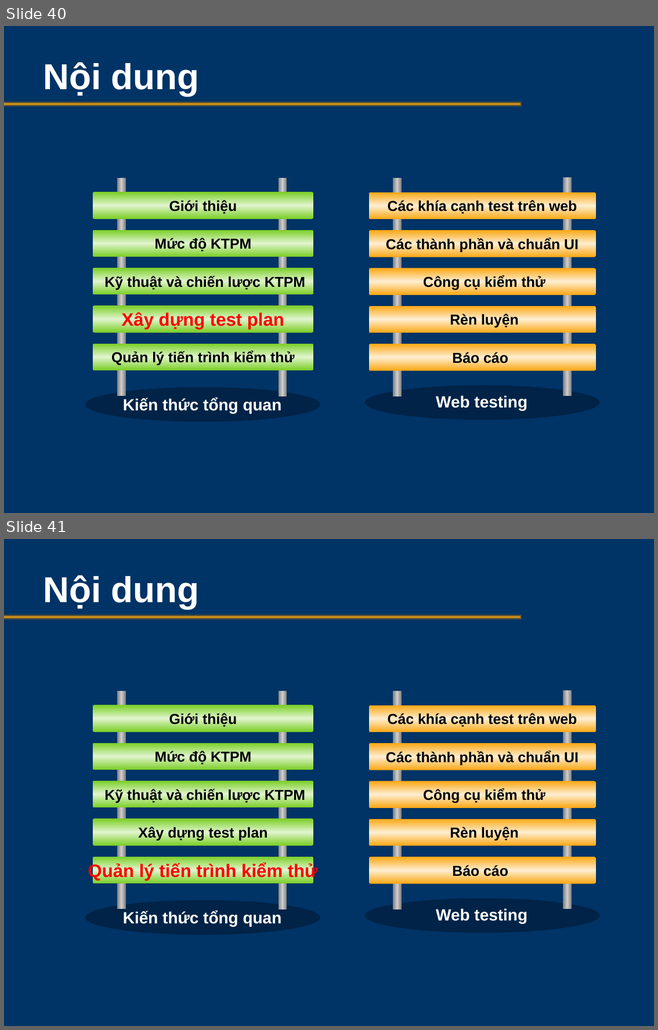
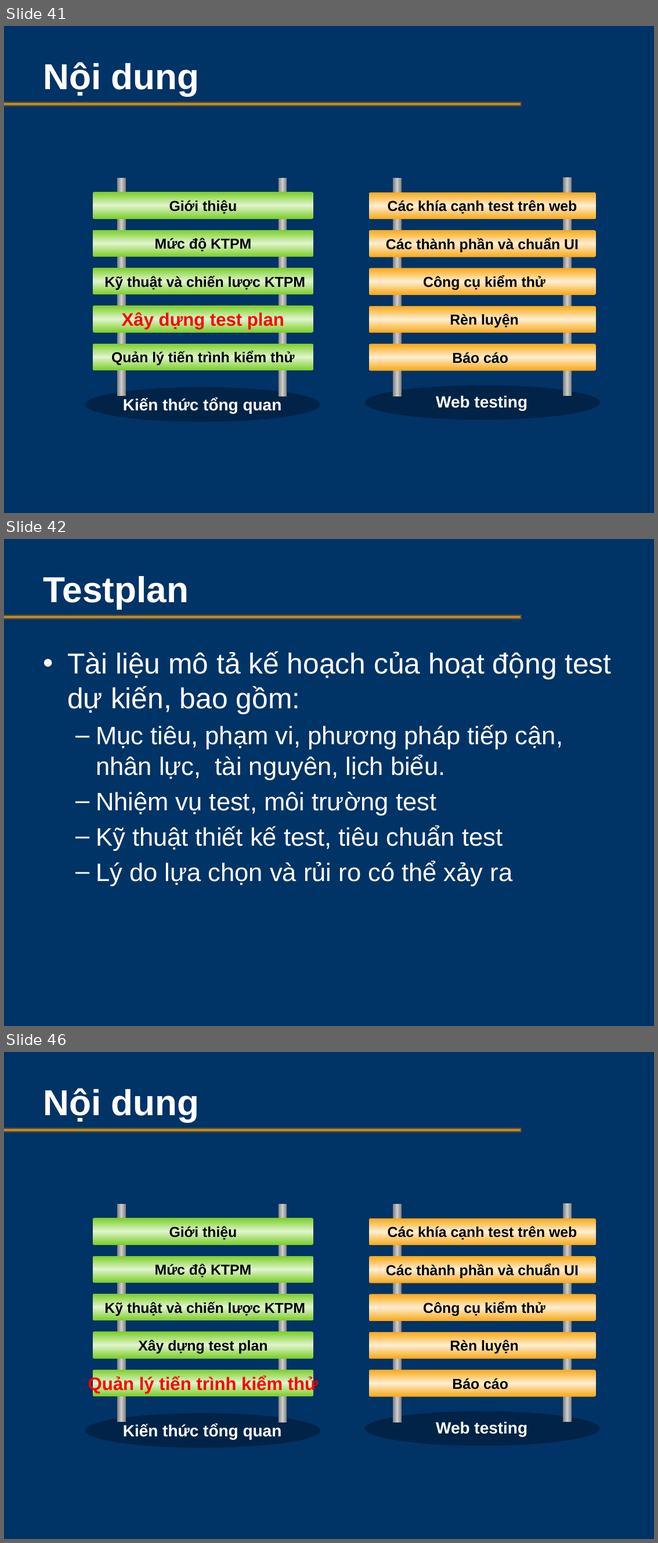
Before and after one commit to testervn/ka-caohoc, a slide deck: QA-QC/SoftwareTesting.pptx. Shown one above the other, each under a label of ours: slides 40 and 41 before the commit, slides 41, 42 and 46 after it; the slides between them are not shown. The pictures are 658x1030 and 658x1543 pixels, drawn with LibreOffice and Linux fonts; fonts in the diff are those of the drawing; background and template pictures are left out. Boxes give left, top, right and bottom in pixels: in the first picture for what was removed or moved away, otherwise in the second. Text is boxed around its words. In the diff, an @@ line names an element or a change of style, - is before the commit and + after.

```diff
--- a/QA-QC/SoftwareTesting.pptx
+++ b/QA-QC/SoftwareTesting.pptx
@@ slide 42 added at (4, 539, 654, 1026), background picture (left out); not listed: 1 template element that a slide beside it also shows @@
@@ title added at (43, 576, 188, 609), 40 pt, text #FFFFFF, bold @@
+Testplan
@@ text added at (67, 651, 611, 886), 28 pt, text #FFFFFF @@
+• Tài liệu mô tả kế hoạch của hoạt động test dự kiến, bao gồm:
+  – Mục tiêu, phạm vi, phương pháp tiếp cận, nhân lực, tài nguyên, lịch biểu.
+  – Nhiệm vụ test, môi trường test
+  – Kỹ thuật thiết kế test, tiêu chuẩn test
+  – Lý do lựa chọn và rủi ro có thể xảy ra
@@ what was slide 40 is now slide 41 @@
@@ what was slide 41 is now slide 46 @@
```
Also in this commit, not shown: 6 other slides added.
